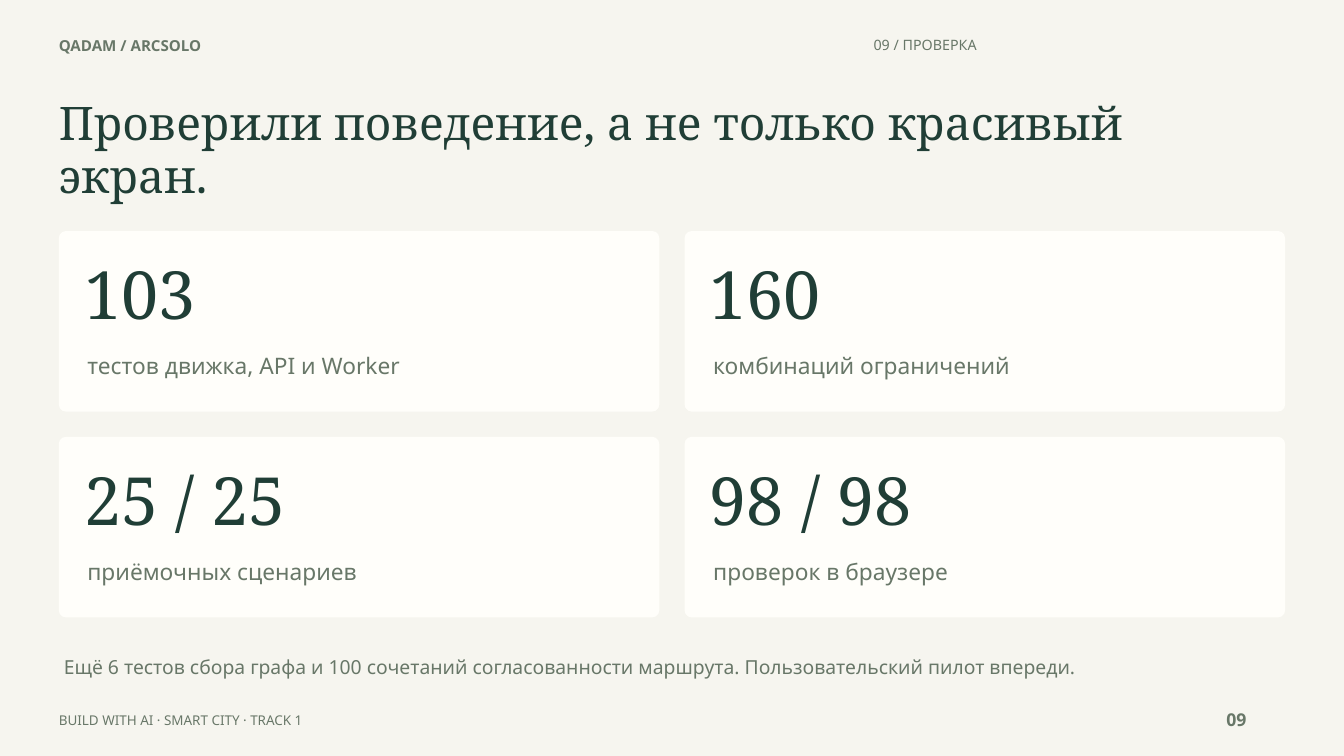
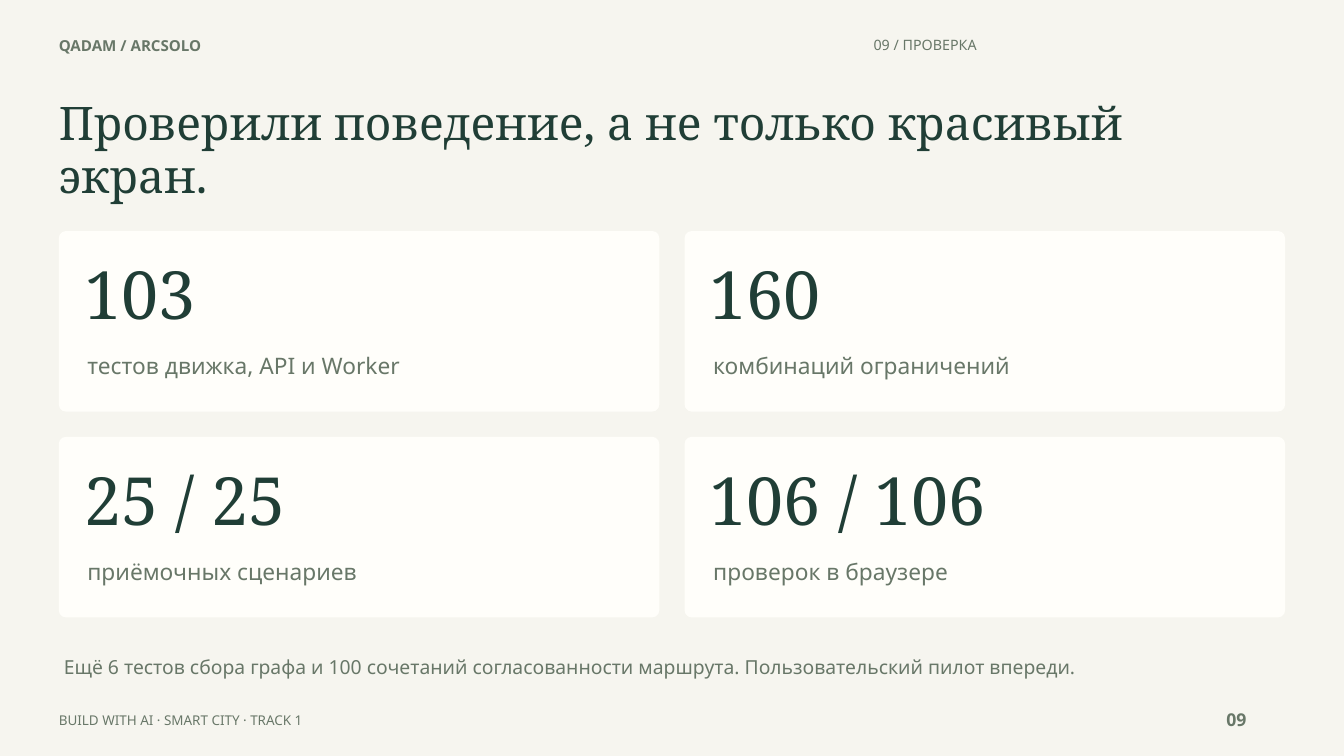
Before and after one commit to Csadow/qadam-astana, a slide deck: slide 9 of presentation/Qadam_ArcSolo_pitch_RU.pptx. Drawn at 1344x756 pixels with LibreOffice and Linux fonts; fonts in the diff are those of the drawing. Boxes give left, top, right and bottom in pixels: in the first picture for what was removed or moved away, otherwise in the second. Text is boxed around its words. In the diff, an @@ line names an element or a change of style, - is before the commit and + after.

```diff
--- a/presentation/Qadam_ArcSolo_pitch_RU.pptx
+++ b/presentation/Qadam_ArcSolo_pitch_RU.pptx
@@ text at [710,477,986,526]: text changed @@
-98 / 98
+106 / 106
```
Also in this commit, not shown: 2 other slides changed, 40 other files.
